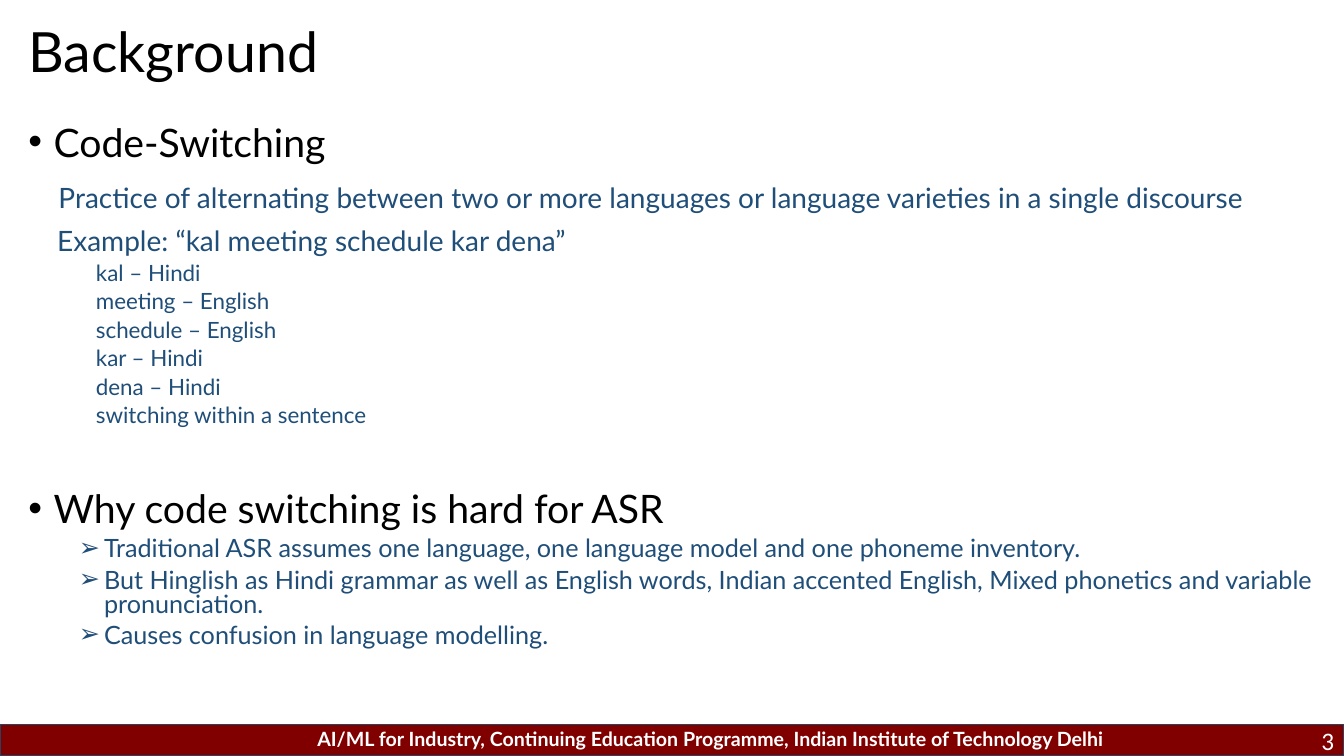
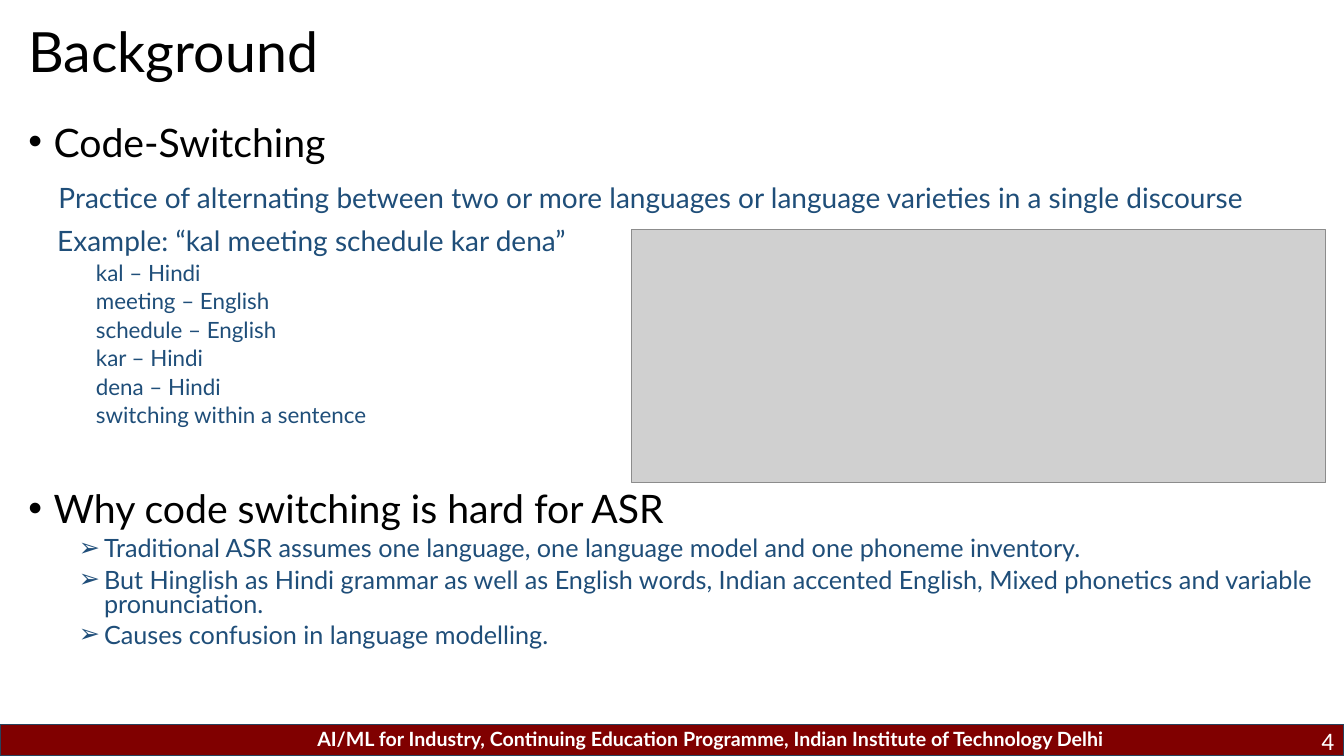
Before and after one commit to vineetdev/ai-ml-concepts-study, a slide deck: slide 4 of Projects/End-Project/PresentationTemplate-VineetSrivastava.pptx (slide 3 before the commit). Drawn at 1344x756 pixels with LibreOffice and Linux fonts; fonts in the diff are those of the drawing; grey boxes stand for pictures; background and template pictures are left out. Boxes give left, top, right and bottom in pixels: in the first picture for what was removed or moved away, otherwise in the second. Text is boxed around its words. In the diff, an @@ line names an element or a change of style, - is before the commit and + after.

Commit message:
Add image files and update ppt

```diff
--- a/Projects/End-Project/PresentationTemplate-VineetSrivastava.pptx
+++ b/Projects/End-Project/PresentationTemplate-VineetSrivastava.pptx
@@ picture added at [631,229,1326,482] @@
@@ page number at [1321,733,1334,756]: text changed @@
-3
+4
```
Also in this commit, not shown: 1 slide added, 3 other files.
